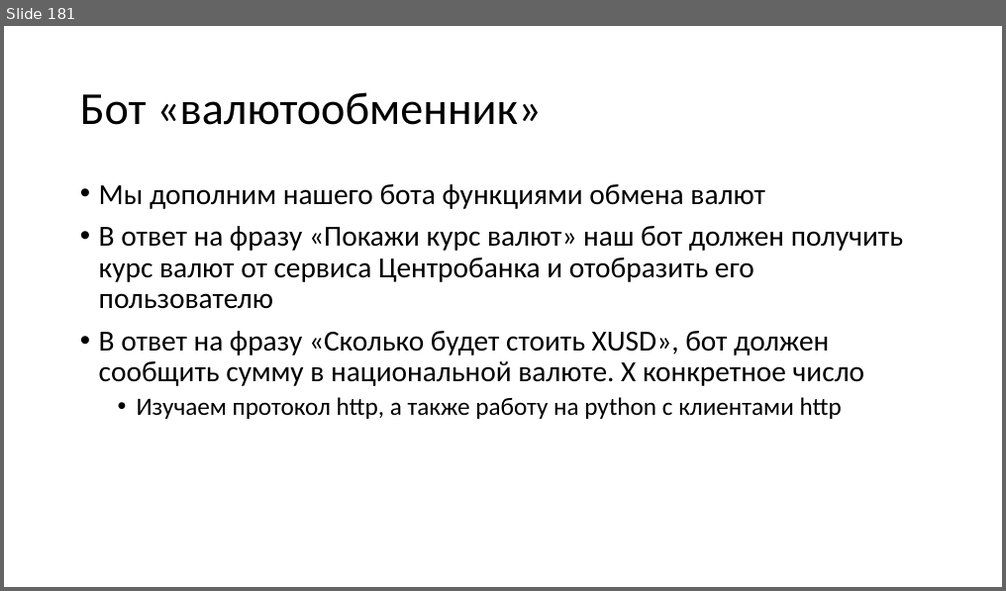
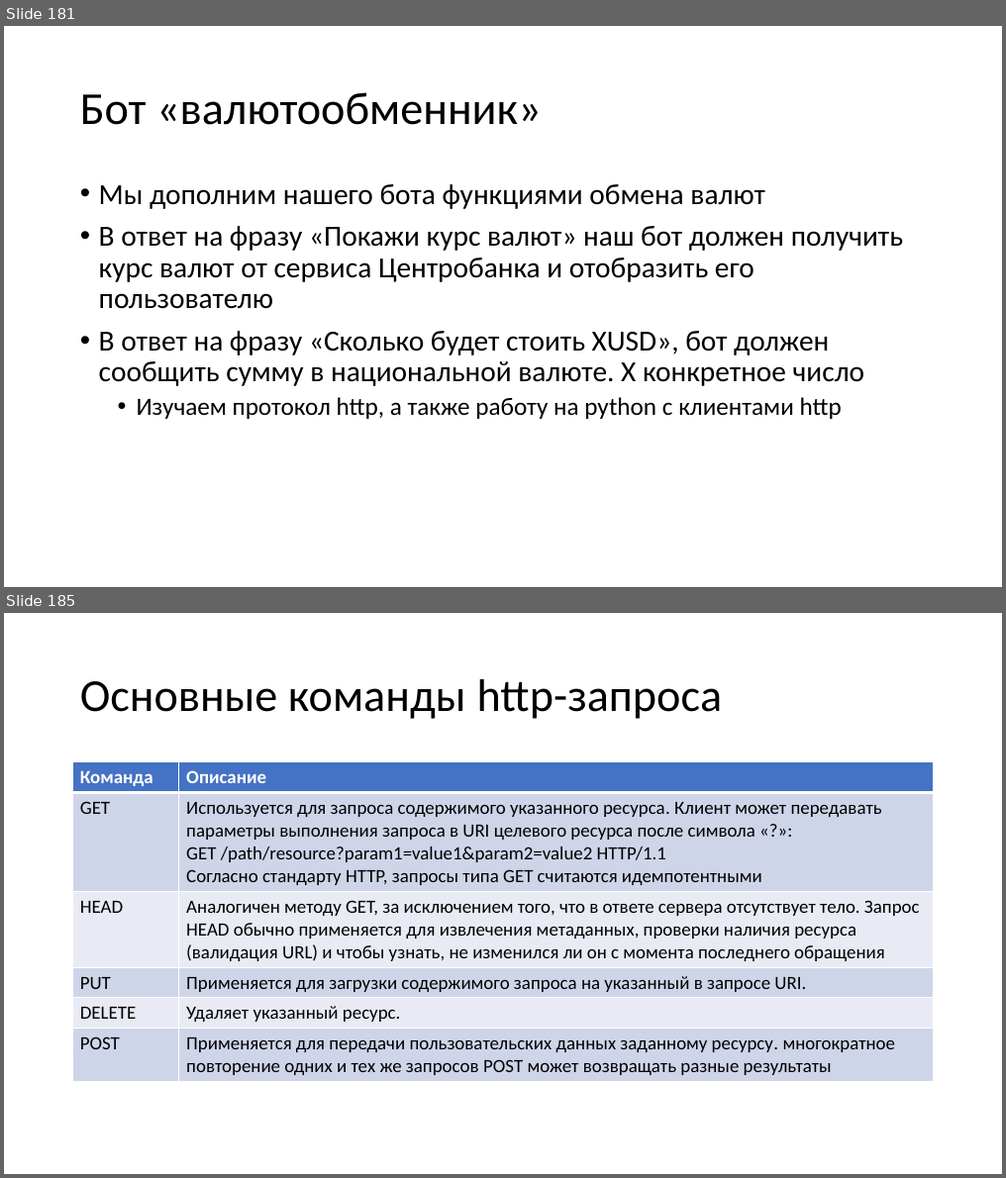
Before and after one commit to paveltsytovich/telegram-course, a slide deck: Presentation/Разработка ботов для телеграмм на Python.pptx. Shown one above the other, each under a label of ours: slide 181 before the commit, slides 181 and 185 after it; the slides between them are not shown. The pictures are 1006x591 and 1006x1178 pixels, drawn with LibreOffice and Linux fonts; fonts in the diff are those of the drawing. Boxes give left, top, right and bottom in pixels: in the first picture for what was removed or moved away, otherwise in the second. Text is boxed around its words. In the diff, an @@ line names an element or a change of style, - is before the commit and + after.

Commit message:
Начало по http-протоколу

```diff
--- a/Presentation/Разработка ботов для телеграмм на Python.pptx
+++ b/Presentation/Разработка ботов для телеграмм на Python.pptx
@@ slide 185 added at [4,613,1002,1174], background #FFFFFF @@
@@ title added at [80,679,722,719], 44 pt, text #000000 @@
+Основные команды http-запроса
@@ table added at [73,762,934,1079], 6 rows, 2 columns @@
+Команда | Описание
+GET | Используется для запроса содержимого указанного ресурса. Клиент может передавать параметры выполнения запроса в URI целевого ресурса после символа «?»: / GET /path/resource?param1=value1&param2=value2 HTTP/1.1 / Согласно стандарту HTTP, запросы типа GET считаются идемпотентными
+HEAD | Аналогичен методу GET, за исключением того, что в ответе сервера отсутствует тело. Запрос HEAD обычно применяется для извлечения метаданных, проверки наличия ресурса (валидация URL) и чтобы узнать, не изменился ли он с момента последнего обращения
+PUT | Применяется для загрузки содержимого запроса на указанный в запросе URI.
+DELETE | Удаляет указанный ресурс.
+POST | Применяется для передачи пользовательских данных заданному ресурсу. многократное повторение одних и тех же запросов POST может возвращать разные результаты
```
Also in this commit, not shown: 9 other slides added.
